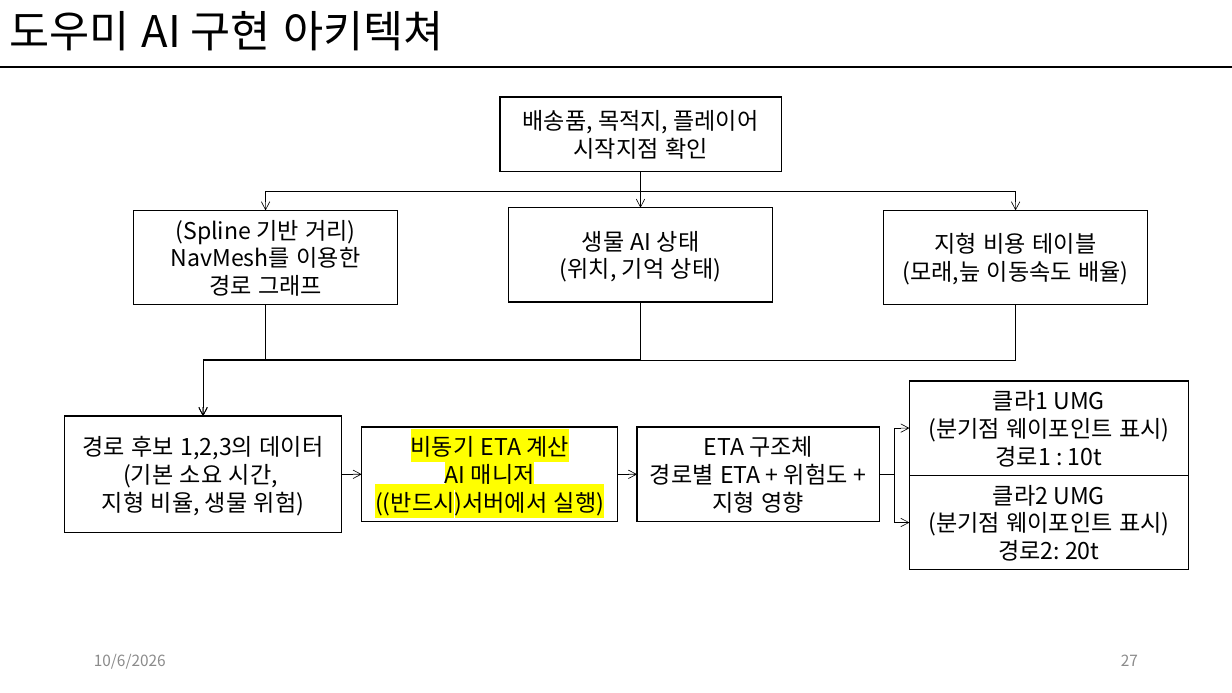
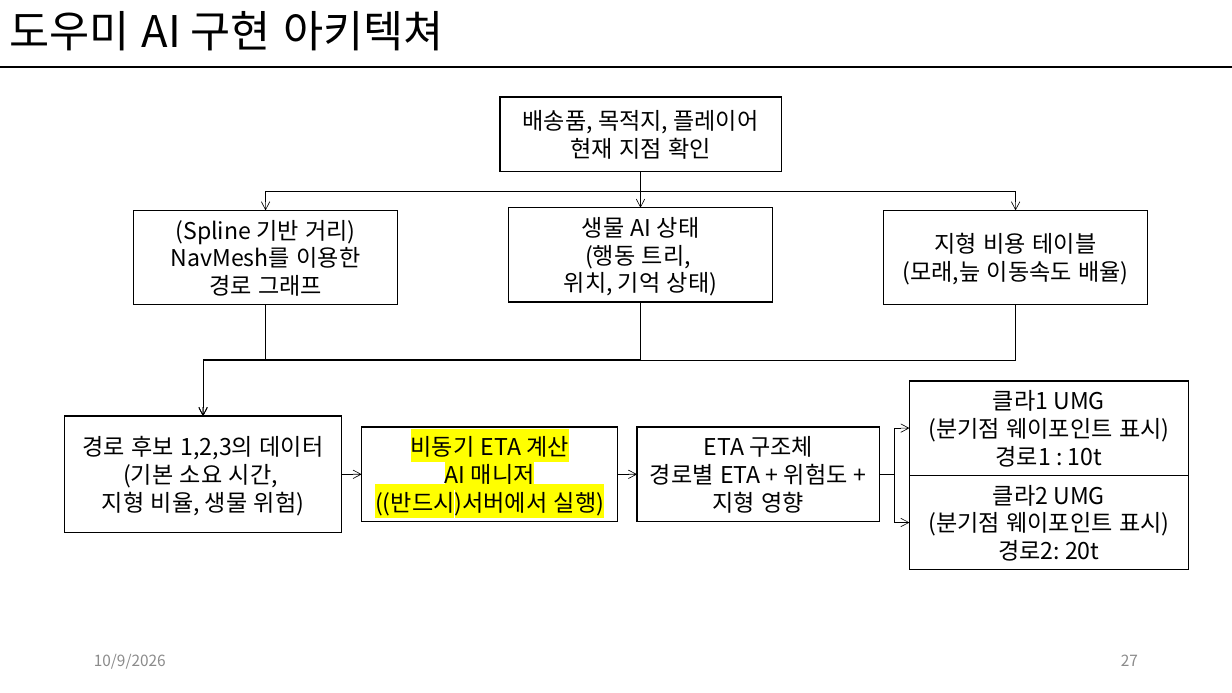
Before and after one commit to kwakyerin/2026_Graduation_Project, a slide deck: slide 27 of documents/HyunahKwon/design/designing/for_teammates/프로토타입_기획.pptx. Drawn at 1232x693 pixels with LibreOffice and Linux fonts; fonts in the diff are those of the drawing. Boxes give left, top, right and bottom in pixels: in the first picture for what was removed or moved away, otherwise in the second. Text is boxed around its words. In the diff, an @@ line names an element or a change of style, - is before the commit and + after.

```diff
--- a/documents/HyunahKwon/design/designing/for_teammates/프로토타입_기획.pptx
+++ b/documents/HyunahKwon/design/designing/for_teammates/프로토타입_기획.pptx
@@ text in rectangle at (523,110,758,159): text changed @@
-배송품, 목적지, 플레이어 시작지점 확인
+배송품, 목적지, 플레이어 현재 지점 확인
@@ text in rectangle at (564,217,717,296): text changed @@
-생물 AI 상태
-(위치, 기억 상태)
+생물 AI 상태
+(행동 트리,
+위치, 기억 상태)
@@ text at (94,654,166,669): text changed @@
-10/6/2026
+10/9/2026
```
Also in this commit, not shown: 34 other slides changed, 4 other files.
